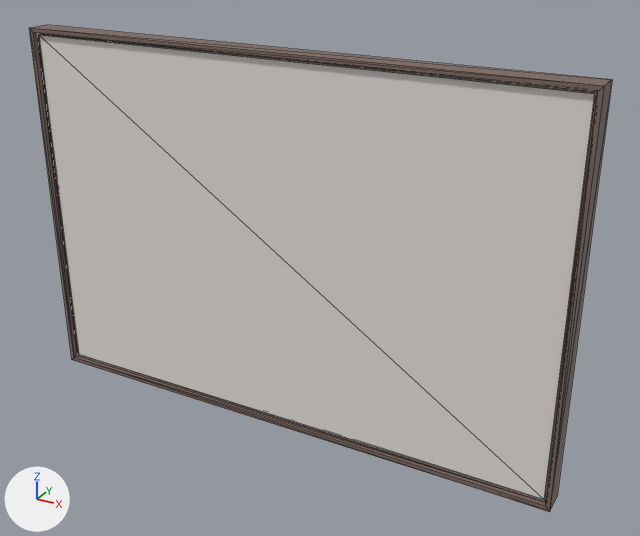
Renders of the OBJ model android/assets/furnitures/frames/2/2.obj from each side of a commit.
Before and after are seen from a 50 mm camera at (18.0, -29.1, 14.3) aimed at (1.6, 0.8, -0.6). The lights are fixed; the arrows at lower left show +X, +Y and +Z. Mesh edges are drawn as thin lines. Where no turn or scale is listed for an object, it has been applied to the vertices.

Objects in the first picture: 'Mesh2_Art1_Group_2_1_Model'.
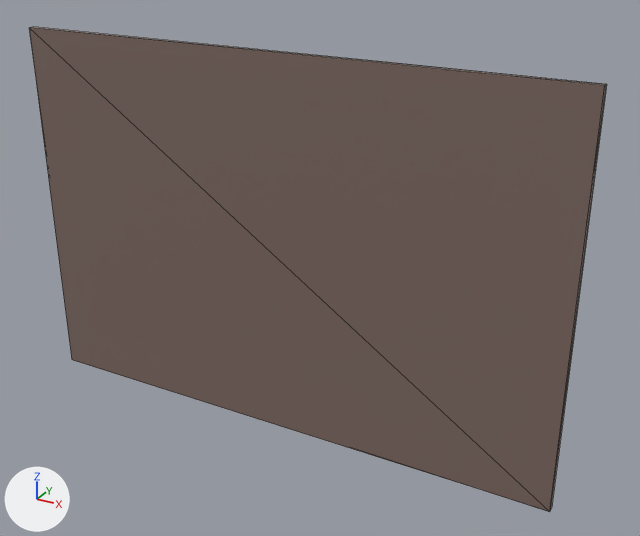
The newer file is also rescaled (x0.1), turned or shifted as a whole; pictures and numbers use the older file's frame.

Where the change shows, as pixel boxes (x1, y1, x2, y2) in the pictures (640 x 536 px):
```json
{"object": "Mesh2_Art1_Group_2_1_Model", "change": "reshaped", "before": [29, 24, 612, 512], "after": [29, 27, 607, 512]}
```

Scene script edits in JSON lines:
```json
{"block": "me_mesh2_art1_group_2_1_model", "where": "# used by ob_mesh2_art1_group_2_1_model"}
{"op": "remove", "block": "me_mesh2_art1_group_2_1_model", "code": "me_mesh2_art1_group_2_1_model.from_pydata(...)  # 28 vertices, 48 faces; spans x -12.4..12.4, y -0.3..0.8, z -8.3..8.3"}
{"op": "add", "block": "me_mesh2_art1_group_2_1_model", "code": "me_mesh2_art1_group_2_1_model.from_pydata(...)  # 28 vertices, 48 faces; spans x -12.4..12.4, y -0.3..0.0, z -8.3..8.3"}
{"block": "me_mesh2_art1_group_2_1_model", "change": "me_mesh2_art1_group_2_1_model part 1"}
{"block": "me_mesh2_art1_group_2_1_model", "change": "12 vertices are removed from x -12.4..12.4, y -0.3..0.8, z -8.3..8.3"}
{"block": "me_mesh2_art1_group_2_1_model", "change": "47 faces are deleted"}
{"block": "me_mesh2_art1_group_2_1_model", "change": "12 vertices are added at x -12.4..12.4, y -0.1..0.0, z -8.3..8.3"}
{"block": "me_mesh2_art1_group_2_1_model", "change": "9 new faces join them, mat_frontcolor (white #ffffff)"}
{"block": "me_mesh2_art1_group_2_1_model", "change": "2 new faces join them, mat_art (its picture is missing)"}
{"block": "me_mesh2_art1_group_2_1_model", "change": "36 new faces join them, mat_color_b24 (brown #7c6860)"}
```
